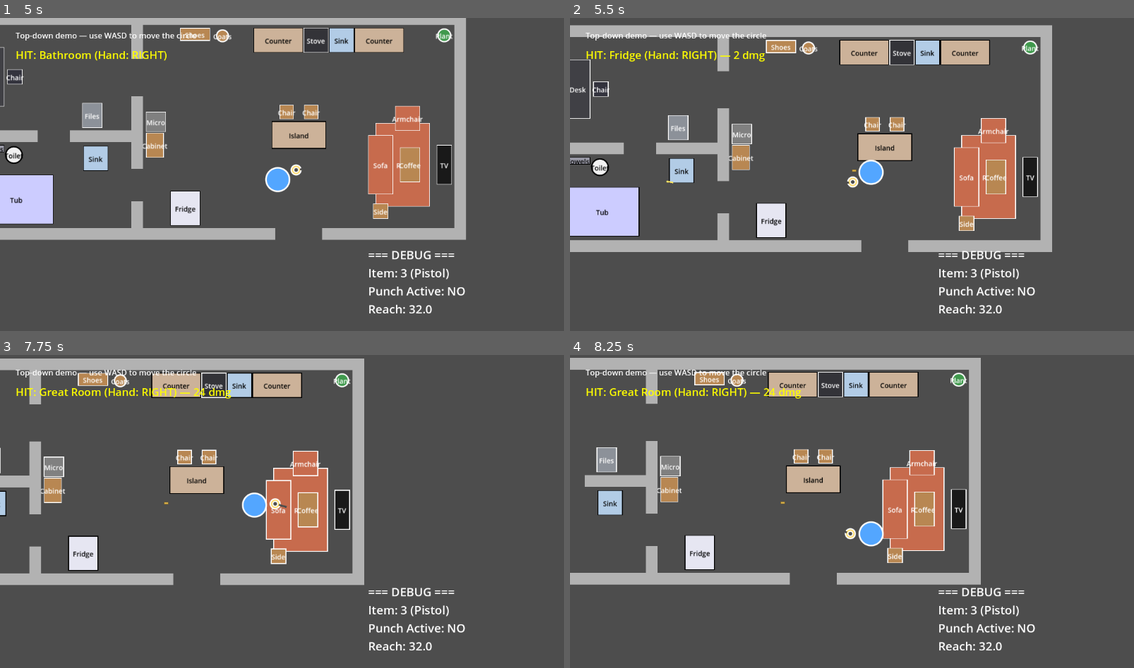
Above: before the commit, frames 1-4 (two rows, left to right).
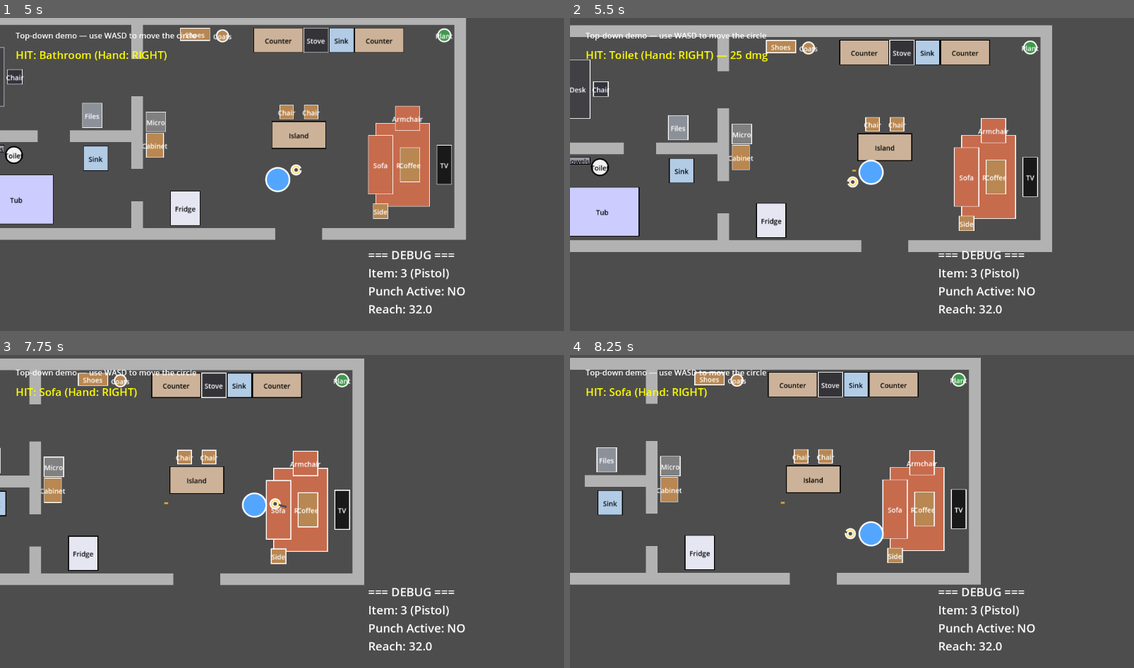
Above: after the commit, the same moments.

Repository: AnthonyThomasson/Example-Godot
Game: Godot game, scene res://scenes/main.tscn
The game is run twice, just before and just after one commit, with the same random seed, the same clock (stepped at 60 frames per second) and the same inputs.
Inputs (mouse positions are in pixels of both pictures, inside the frame that each line leads up to):
- Up to frame 1 (5 s): move the mouse to (253, 240) at 0.52 s; hold W (move_up) 0.53-2.03 s; tap F (punch) at 0.6, 1.55, 2.3, 3.05, 3.8, 4.55 s; click (253, 240) at 0.67 s; move the mouse to (451, 224) at 1.27 s; click (451, 224) at 1.35 s; move the mouse to (112, 127) at 2.02 s; hold A (move_left) 2.03-3.53 s; tap 1 (item_1) at 2.1 s; move the mouse to (310, 177) at 2.77 s; tap 2 (item_2) at 2.85 s; click (310, 177) at 2.92 s; move the mouse to (197, 96) at 3.52 s; hold S (move_down) 3.53-4.28 s; tap 3 (item_3) at 3.6 s; move the mouse to (406, 161) at 4.27 s; hold D (move_right) from 4.28 s (still down); tap 4 (item_4) at 4.35 s
- Up to frame 2 (5.5 s): move the mouse to (739, 193) at 5.02 s; release D (move_right) at 5.03 s; hold W (move_up) from 5.03 s (still down); tap 5 (item_5) at 5.1 s; click (739, 193) at 5.17 s; tap F (punch) at 5.3 s
- Up to frame 3 (7.75 s): move the mouse to (338, 442) at 5.77 s; release W (move_up) at 5.78 s; hold D (move_right) from 5.78 s (still down); tap 6 (item_6) at 5.85 s; tap F (punch) at 6.05, 6.8, 7.55 s; move the mouse to (253, 577) at 6.52 s; tap 7 (item_7) at 6.6 s; move the mouse to (451, 561) at 7.27 s; tap 8 (item_8) at 7.35 s; click (451, 561) at 7.42 s
- Up to frame 4 (8.25 s): move the mouse to (682, 464) at 8.02 s; release D (move_right) at 8.03 s; hold S (move_down) from 8.03 s (still down); tap 9 (item_9) at 8.1 s

Frame 1 is identical in both runs. In frame 2, 0.4% of the frame differs, in the area x 6-36%, y 10-53%; in frame 3, 0.5%, in the area x 7-42%, y 10-14%; in frame 4, 0.5%.

Commit message:
Double projectile muzzle speed; block penetration below old top speed
- config.gd: projectile_speed 1600 -> 3200 (muzzle/top speed doubled).
- config.gd: add penetration_min_speed (1600, the un-doubled top speed):
  the minimum speed required to punch through a solid object.
- projectile.gd: in the penetrate branch, a bullet moving slower than
  penetration_min_speed is blocked instead of penetrating — it deals the
  impact damage and stops (speed zeroed so the loop frees it). Fly-over
  and ricochet are unaffected. So penetration only happens in the upper
  half of the speed range and slowed bullets embed rather than pass through.
- AGENTS.md: document the blocked outcome and the new knob.

Co-Authored-By: Claude Opus 4.8 <noreply@anthropic.com>
Claude-Session: https://claude.ai/code/session_01A9dteYnhgmku4ano2b8DAE

Diff:
--- a/scenes/projectile/projectile.gd
+++ b/scenes/projectile/projectile.gd
@@ -134,6 +134,13 @@
 	# 3. Penetrate (everything else): deal squareness-scaled damage, bleed speed
 	# (more when glancing or when the material is hard) and deflect slightly.
 	var dealt := damage * squareness
+	# Too slow to punch through: the object blocks the bullet — it takes the impact
+	# and then stops (embeds). Speed is zeroed so the physics loop frees it.
+	if speed < Config.penetration_min_speed:
+		print("Shot blocked by %s for %.0f damage (%.0f%% square)" % [body.name, dealt, squareness * 100.0])
+		speed = 0.0
+		hit.emit(body, dealt)
+		return
 	var loss := clampf((penetration / 100.0) * Config.penetrate_loss_scale * (2.0 - squareness), 0.0, 1.0)
 	speed *= (1.0 - loss)
 	var j := deg_to_rad(Config.penetrate_deflect_max_deg * penetration / 100.0)
--- a/scenes/world/config.gd
+++ b/scenes/world/config.gd
@@ -12,9 +12,9 @@
 ## once. Spawning past this frees the oldest — see scenes/world/despawner.gd.
 var max_scene_objects: int = 100
 
-## Default projectile travel speed in px/s. Copied onto each bullet's own `speed`
-## at spawn (the projectile can still be overridden per-instance there).
-var projectile_speed: float = 1600.0
+## Default projectile muzzle (top) speed in px/s. Copied onto each bullet's own
+## `speed` at spawn (the projectile can still be overridden per-instance there).
+var projectile_speed: float = 3200.0
 
 # --- Projectile impact (coverage / penetration) ---
 ## Read by scenes/projectile/projectile.gd. A bullet is now a multi-hit traveler:
@@ -27,6 +27,13 @@
 ## Below this speed (px/s) a bullet is spent and frees itself. Head-on hits on hard
 ## material collapse speed past this in a hit or two, so walls naturally stop bullets.
 var projectile_min_speed: float = 200.0
+
+## Minimum speed (px/s) required to penetrate. A bullet moving slower than this can
+## no longer punch through a solid object: it's blocked — it deals the impact and
+## then stops (embeds), rather than passing through. Fly-over and ricochet are
+## unaffected (they don't depend on punch-through). Set to the un-doubled muzzle
+## speed, so penetration only happens in the upper half of the speed range.
+var penetration_min_speed: float = 1600.0
 
 ## Coverage/penetration used for colliders that expose neither (e.g. room walls):
 ## full cover (never flown over) and high penetration (glancing shots ricochet,
Not shown, changed: AGENTS.md
